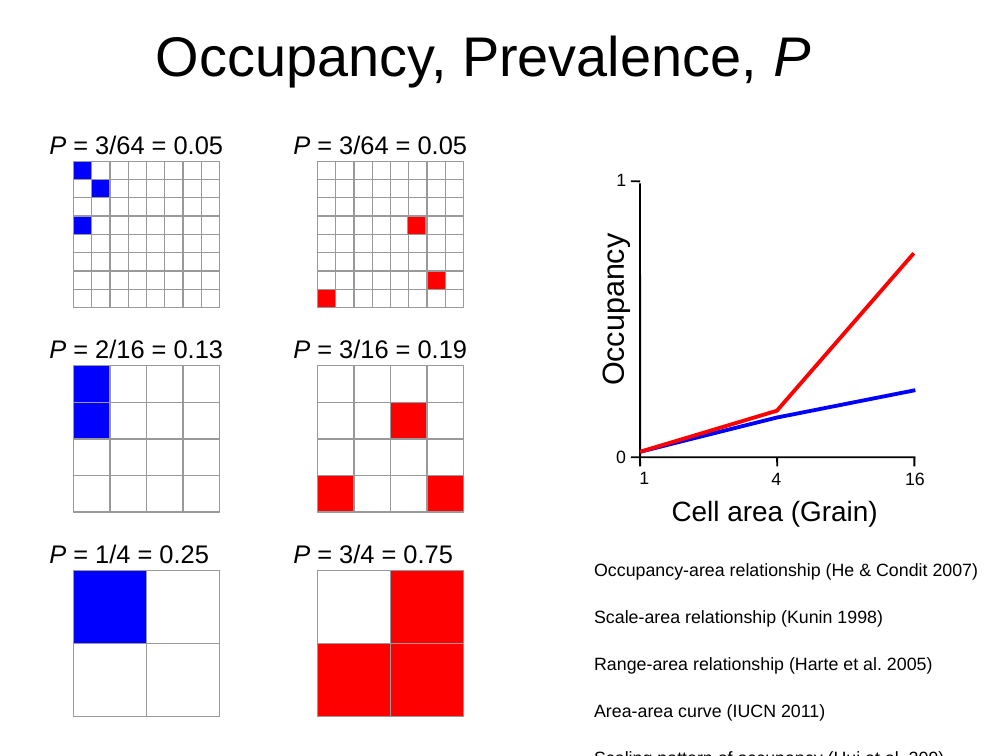
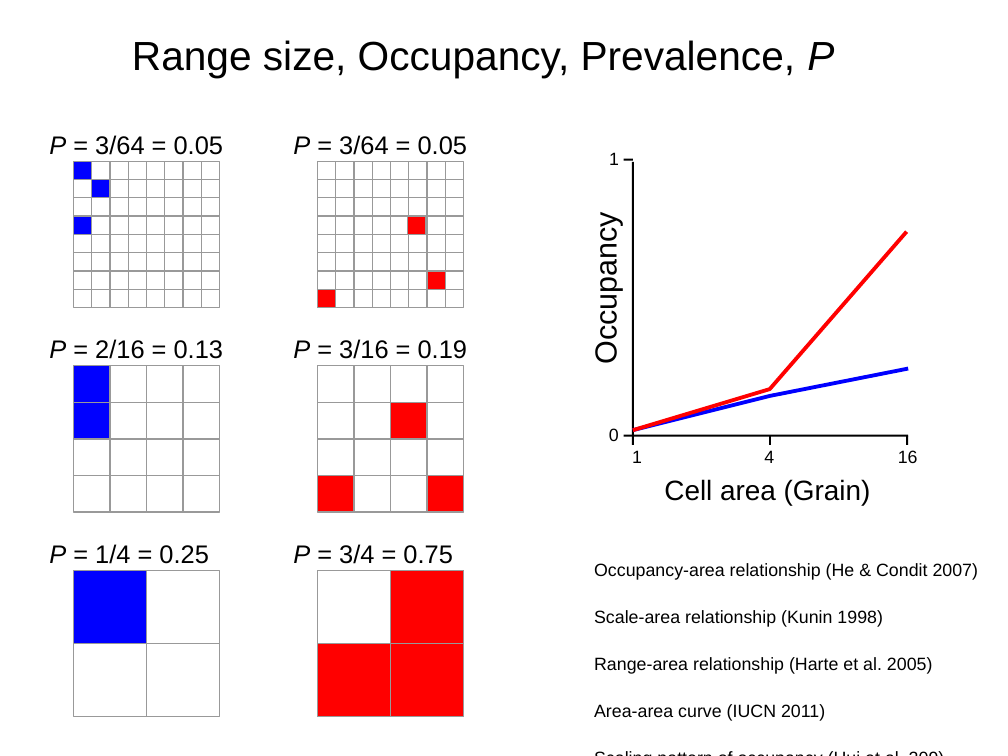
Before and after one commit to petrkeil/Teaching_Halle_2018, a slide deck: slide 2 of presentations/2_occupancy_range_aggregation_fractals.odp. Drawn at 1008x756 pixels with LibreOffice and Linux fonts; fonts in the diff are those of the drawing. Boxes give left, top, right and bottom in pixels: in the first picture for what was removed or moved away, otherwise in the second. Text is boxed around its words. In the diff, an @@ line names an element or a change of style, - is before the commit and + after.

```diff
--- a/presentations/2_occupancy_range_aggregation_fractals.odp
+++ b/presentations/2_occupancy_range_aggregation_fractals.odp
@@ text at bbox=[132, 40, 834, 78]: text changed; size 44 to 32 pt @@
-Occupancy, Prevalence, P
+Range size, Occupancy, Prevalence, P
@@ text "Occupancy": place and size @@
-text "Occupancy" at bbox=[596, 249, 630, 380]
+text "Occupancy" at bbox=[589, 227, 623, 359]
@@ line moved from (631, 457) - (640, 457) to (624, 160) - (633, 160) @@
@@ 6 texts, 2 lines: place and size @@
-6 texts, 2 lines at bbox=[616, 173, 925, 527]
+6 texts, 2 lines at bbox=[609, 152, 918, 505]
@@ freeform shape added at bbox=[633, 231, 906, 430], outline #FF0000 3 pt @@
@@ freeform shape: place and size @@
-freeform shape at bbox=[640, 253, 914, 452]
+freeform shape at bbox=[633, 369, 908, 430]
@@ freeform shape at bbox=[633, 369, 908, 430]: outline #FF0000 3 pt to #0000FF 3 pt @@
@@ freeform shape removed at bbox=[640, 391, 916, 452] @@
@@ line moved from (631, 181) - (640, 181) to (624, 435) - (633, 435) @@
@@ line moved from (777, 457) - (777, 466) to (633, 435) - (633, 445) @@
@@ line moved from (915, 457) - (915, 466) to (770, 435) - (770, 445) @@
@@ line moved from (640, 457) - (640, 466) to (907, 435) - (907, 445) @@
```
Also in this commit, not shown: 1 other slide changed, 1 slide added, 4 other files.
